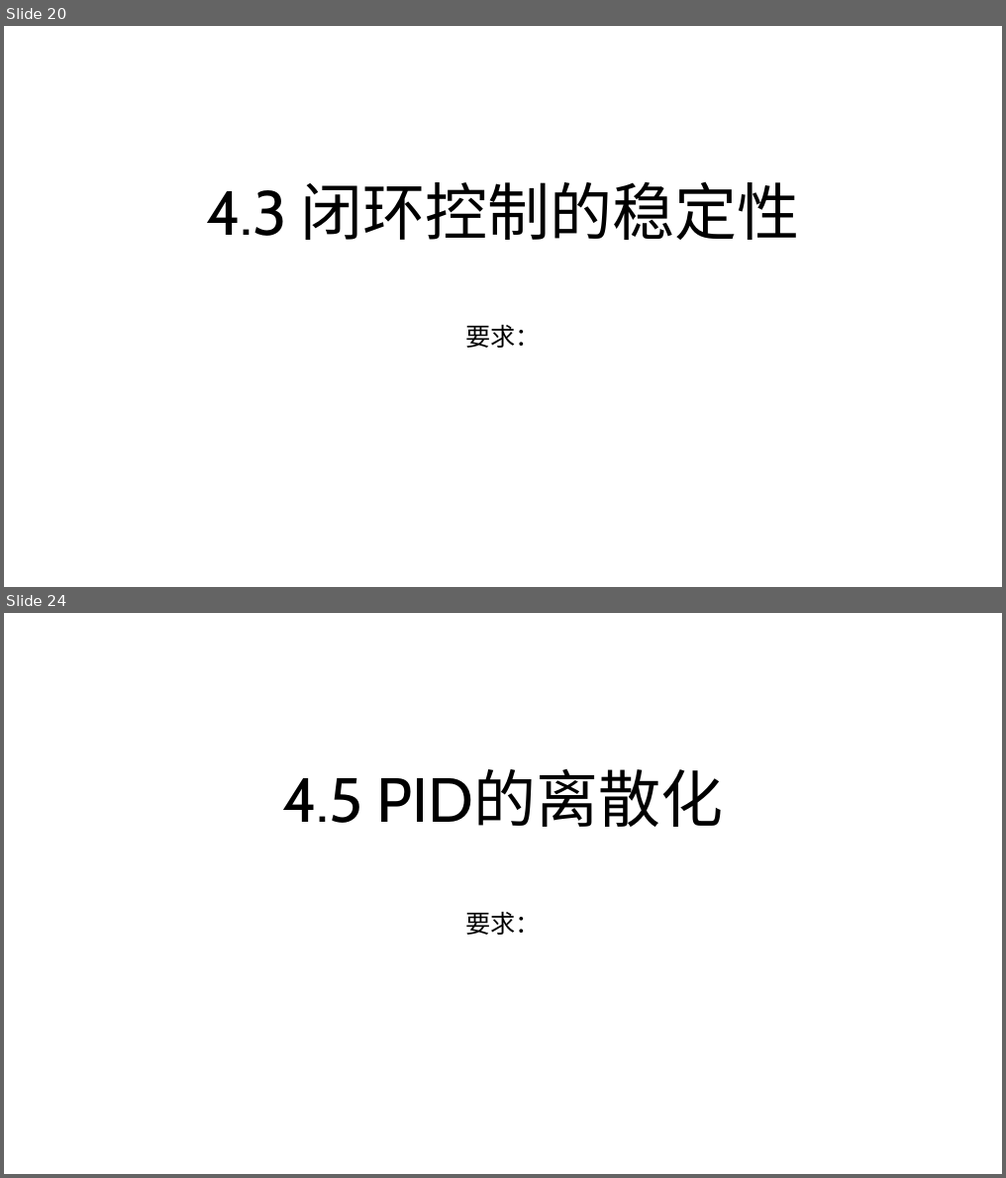
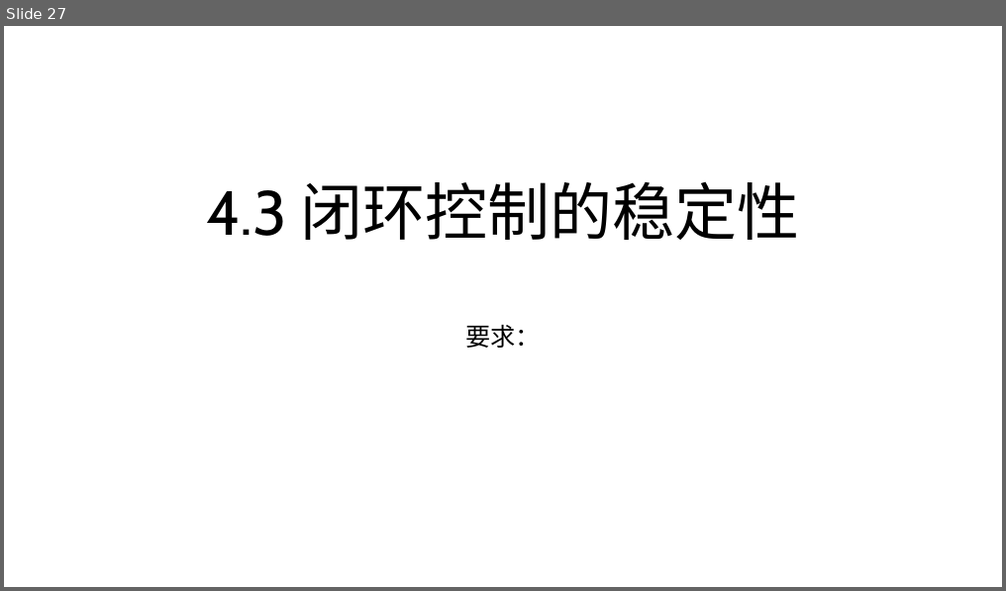
Before and after one commit to JLU-Robomaster-Embedded/embedded_tutorial, a slide deck: 4_控制器设计.pptx. Shown one above the other, each under a label of ours: slides 20 and 24 before the commit, slide 27 after it; the slides between them are not shown. The pictures are 1006x1178 and 1006x591 pixels, drawn with LibreOffice and Linux fonts; fonts in the diff are those of the drawing. Boxes give left, top, right and bottom in pixels: in the first picture for what was removed or moved away, otherwise in the second. Text is boxed around its words. In the diff, an @@ line names an element or a change of style, - is before the commit and + after.

```diff
--- a/4_控制器设计.pptx
+++ b/4_控制器设计.pptx
@@ slide 24 removed at [4,613,1002,1174], background #FFFFFF @@
@@ title removed at [282,769,724,827] @@
-4.5 PID的离散化
@@ subtitle removed at [465,912,541,935] @@
-要求：
@@ what was slide 20 is now slide 27 @@
```
Also in this commit, not shown: 9 slides changed, 19 slides added, 5 other slides removed.
